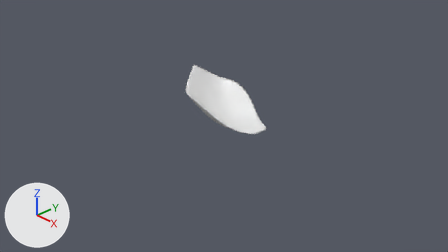
The Blender file phyllo_petalv3.blend: old version first, new version second.
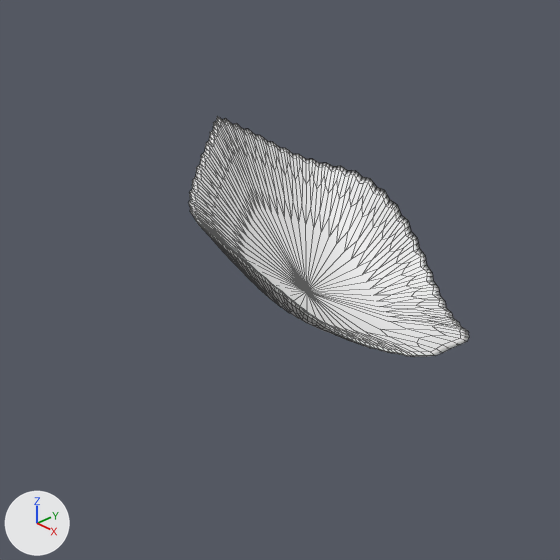
Old and new are each drawn from the file's camera 'Camera' and again close up on the part from 29% to 65% of the width and 12% to 77% of the height. Lighting does not change. The marker at lower left points along +X, +Y and +Z. The first two pictures are the older version. The close-ups show mesh edges as thin lines.

The first close-up shows 'BézierCurve'.
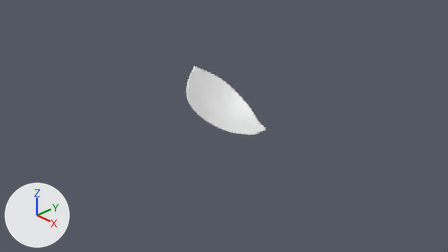
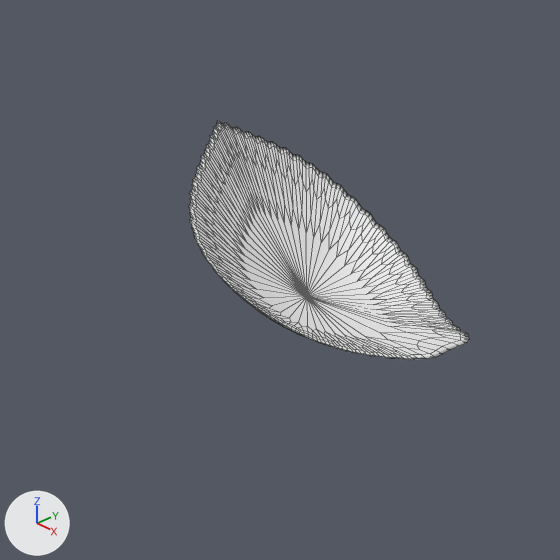
The edits, one by one:
lat_lattice (lat_lattice) loses the line: lat_lattice.points.foreach_set('co_deform', [-0.5, -0.5, -0.5, -0.167, -0.5, -0.5, 0.167, -0.5, -0.5, 0.5, -0.5, -0.5, -0.5, -0.167, -0.5, -0.163, -0.114, -1.008, 0.17, -0.114, -1.008, 0.5, -0.167, -0.5, -0.5, 0.167, -0.5, -0.163, 0.219, -1.008, 0.17, 0.219, -1.008, 0.5, 0.167, -0.5, -0.5, 0.5, -0.5, -0.167, 0.5, -0.5, 0.167, 0.5, -0.5, 0.5, 0.5, -0.5, -0.5, -0.5, -0.167, -0.167, -0.5, -0.167, 0.167, -0.5, -0.167, 0.5, -0.5, -0.167, -0.5, -0.167, -0.167, -0.167, -0.167, -0.167, 0.167, -0.167, -0.167, 0.5, -0.167, -0.167, -0.5, 0.167, -0.167, -0.167, 0.167, -0.167, 0.167, 0.167, -0.167, 0.5, 0.167, -0.167, -0.5, 0.5, -0.167, -0.167, 0.5, -0.167, 0.167, 0.5, -0.167, 0.5, 0.5, -0.167, -0.5, -0.5, 0.167, -0.167, -0.5, 1.886, 0.167, -0.5, 1.886, 0.5, -0.5, 0.167, -0.468, -0.0167, 1.395, -0.167, -0.167, 0.167, 0.167, -0.167, 0.167, 0.502, -0.141, 0.408, -0.468, 0.317, 1.395, -0.167, 0.167, 0.167, 0.167, 0.167, 0.167, 0.502, 0.192, 0.408, -0.5, 0.5, 0.167, -0.167, 0.5, 1.886, 0.167, 0.5, 1.886, 0.5, 0.5, 0.167, -0.5, -0.5, 0.5, -0.167, -0.5, 0.5, 0.167, -0.5, 0.5, 0.5, -0.5, 0.5, -0.5, -0.167, 0.5, -0.167, -0.167, 0.5, 0.167, -0.167, 0.5, 0.5, -0.167, 0.5, -0.5, 0.167, 0.5, -0.167, 0.167, 0.5, 0.167, 0.167, 0.5, 0.5, 0.167, 0.5, -0.5, 0.5, 0.5, -0.167, 0.5, 0.5, 0.167, 0.5, 0.5, 0.5, 0.5, 0.5])
lat_lattice (lat_lattice) gains the line: lat_lattice.points.foreach_set('co_deform', [-0.5, -0.5, -0.5, -0.167, -0.5, -0.5, 0.167, -0.5, -0.5, 0.5, -0.5, -0.5, -0.5, -0.167, -0.5, -0.163, -0.114, -1.008, 0.17, -0.114, -1.008, 0.5, -0.167, -0.5, -0.5, 0.167, -0.5, -0.163, 0.219, -1.008, 0.17, 0.219, -1.008, 0.5, 0.167, -0.5, -0.5, 0.5, -0.5, -0.167, 0.5, -0.5, 0.167, 0.5, -0.5, 0.5, 0.5, -0.5, -0.5, -0.5, -0.167, -0.167, -0.5, -0.167, 0.167, -0.5, -0.167, 0.5, -0.5, -0.167, -0.5, -0.167, -0.167, -0.167, -0.167, -0.167, 0.167, -0.167, -0.167, 0.5, -0.167, -0.167, -0.5, 0.167, -0.167, -0.167, 0.167, -0.167, 0.167, 0.167, -0.167, 0.5, 0.167, -0.167, -0.5, 0.5, -0.167, -0.167, 0.5, -0.167, 0.167, 0.5, -0.167, 0.5, 0.5, -0.167, -0.5, -0.5, 1.153, -0.167, -0.5, 1.158, 0.167, -0.5, 1.158, 0.5, -0.5, 0.167, -0.468, -0.0167, 1.323, -0.167, -0.167, 0.167, 0.167, -0.167, 0.167, 0.502, -0.141, 0.408, -0.468, 0.317, 1.323, -0.167, 0.167, 0.167, 0.167, 0.167, 0.167, 0.502, 0.192, 0.408, -0.5, 0.5, 1.153, -0.167, 0.5, 1.158, 0.167, 0.5, 1.158, 0.5, 0.5, 0.167, -0.5, -0.5, 0.5, -0.167, -0.5, 0.5, 0.167, -0.5, 0.5, 0.5, -0.5, 0.5, -0.5, -0.167, 0.5, -0.167, -0.167, 0.5, 0.167, -0.167, 0.5, 0.5, -0.167, 0.5, -0.5, 0.167, 0.5, -0.167, 0.167, 0.5, 0.167, 0.167, 0.5, 0.5, 0.167, 0.5, -0.5, 0.5, 0.5, -0.167, 0.5, 0.5, 0.167, 0.5, 0.5, 0.5, 0.5, 0.5])

Pixel boxes [x1, y1, x2, y2] of what changed, in the close-ups (560 x 560 px):
'BézierCurve', reshaped
    before: [188, 116, 469, 357]
    after: [189, 121, 469, 360]
